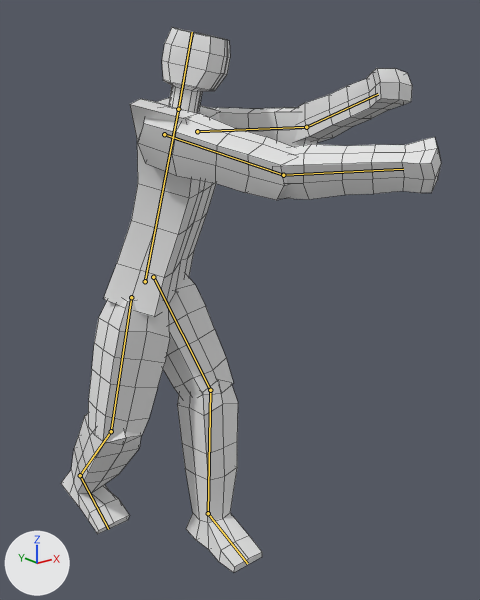
The Blender file Godot/Blender/Shambler/shambler.blend: old version first, new version second.
Camera for both pictures: a 50 mm lens placed at (-1.74, -3.45, 2.51), pointed at (0.39, -0.8, 1.45). The lights are fixed; the arrows at lower left show +X, +Y and +Z. Both versions are drawn at frame 11 of the action 'swipe'; the numbers are the values there. The bones that bend it are drawn over the model as lines. Mesh edges are drawn as thin lines.
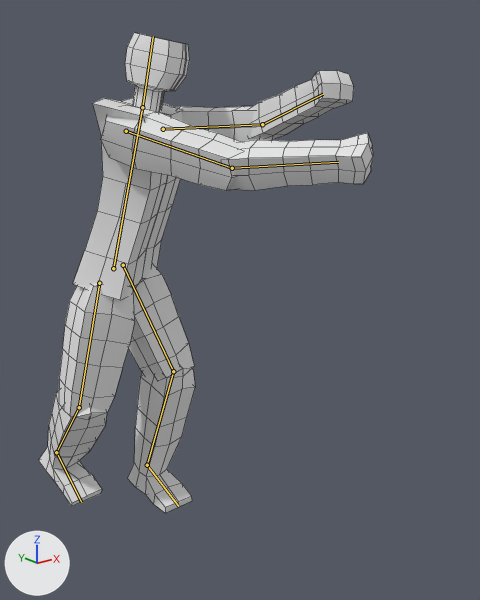
What the commit changed:
Bone 'body' (bone_body) moves from (-0.376, -0.123, 0.06) to (-0.021, -0.123, 0.06).
Bone 'iklegpole.l' (bone_iklegpole_l) moves from (0.021, 0.229, 0.002) to (0.021, -0.513, 0.002).
Bone 'iklegtarget.l' (bone_iklegtarget_l) moves from (-0.01, -0.696, 0.0) to (-0.01, 0.0, 0.0).
Bone 'iklegpole.r' (bone_iklegpole_r) moves from (-0.002, 0.553, -0.019) to (-0.002, -0.208, -0.019).
Bone 'iklegtarget.r' (bone_iklegtarget_r) moves from (0.032, 0.002, 0.101) to (0.032, 0.358, 0.101).

Pixel boxes [x1, y1, x2, y2] of what changed, in the pictures (480 x 600 px):
'Cube', posed (12% narrower, 12% shorter): before [61, 28, 441, 572]; after [38, 33, 373, 513]
bone 'body', root to tip: before (145, 281) to (178, 109); after (113, 268) to (142, 107)
